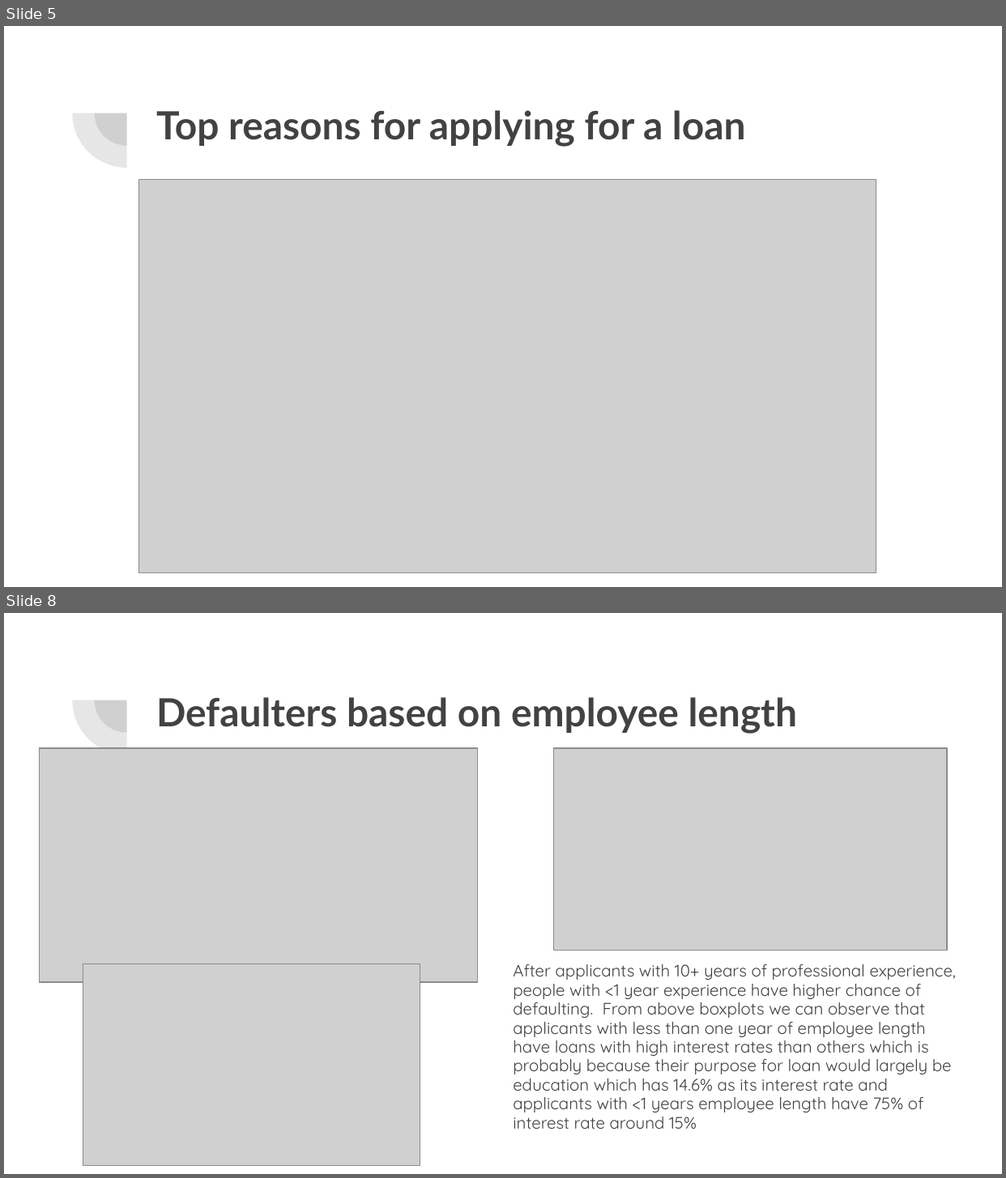
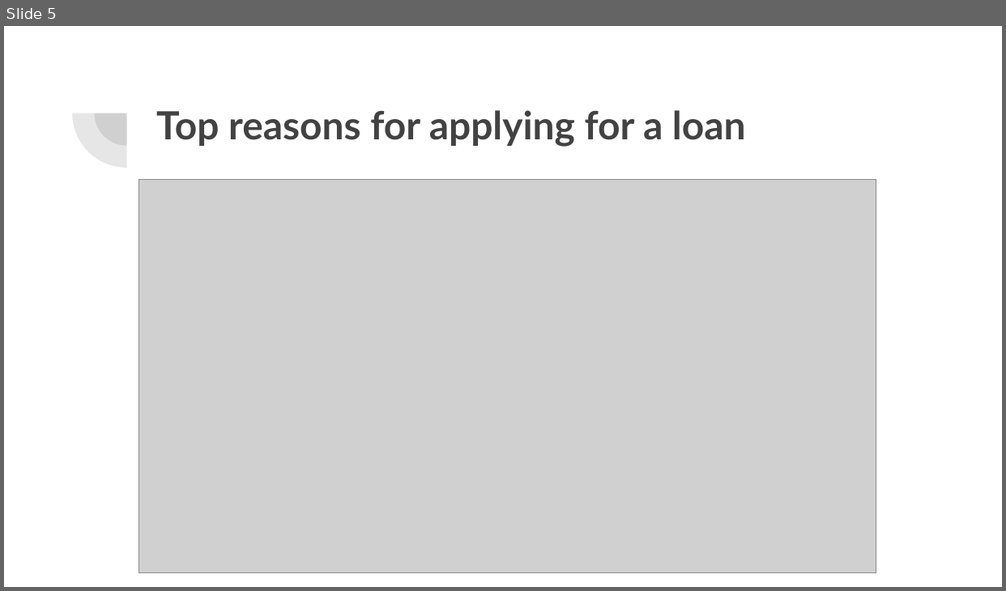
Before and after one commit to tanya-hash/Lending-club-case-study, a slide deck: Lending club case study.pptx. Shown one above the other, each under a label of ours: slides 5 and 8 before the commit, slide 5 after it; the slides between them are not shown. The pictures are 1006x1178 and 1006x591 pixels, drawn with LibreOffice and Linux fonts; fonts in the diff are those of the drawing; grey boxes stand for pictures. Boxes give left, top, right and bottom in pixels: in the first picture for what was removed or moved away, otherwise in the second. Text is boxed around its words. In the diff, an @@ line names an element or a change of style, - is before the commit and + after.

```diff
--- a/Lending club case study.pptx
+++ b/Lending club case study.pptx
@@ slide 8 removed at (4,613,1002,1174), background #FFFFFF; not listed: 2 template elements that a slide beside it also shows @@
@@ title removed at (156,697,798,734) @@
-Defaulters based on employee length
@@ picture removed at (39,749,477,983) @@
@@ picture removed at (554,749,947,950) @@
@@ picture removed at (83,965,420,1166) @@
@@ text removed at (513,965,956,1129) @@
-After applicants with 10+ years of professional experience, people with <1 year experience have higher chance of defaulting. From above boxplots we can observe that applicants with less than one year of employee length have loans with high interest rates than others which is probably because their purpose for loan would largely be education which has 14.6% as its interest rate and applicants with <1 years employee length have 75% of interest rate around 15%
```
Also in this commit, not shown: 1 slide changed, 4 slides added, 3 other slides removed.
